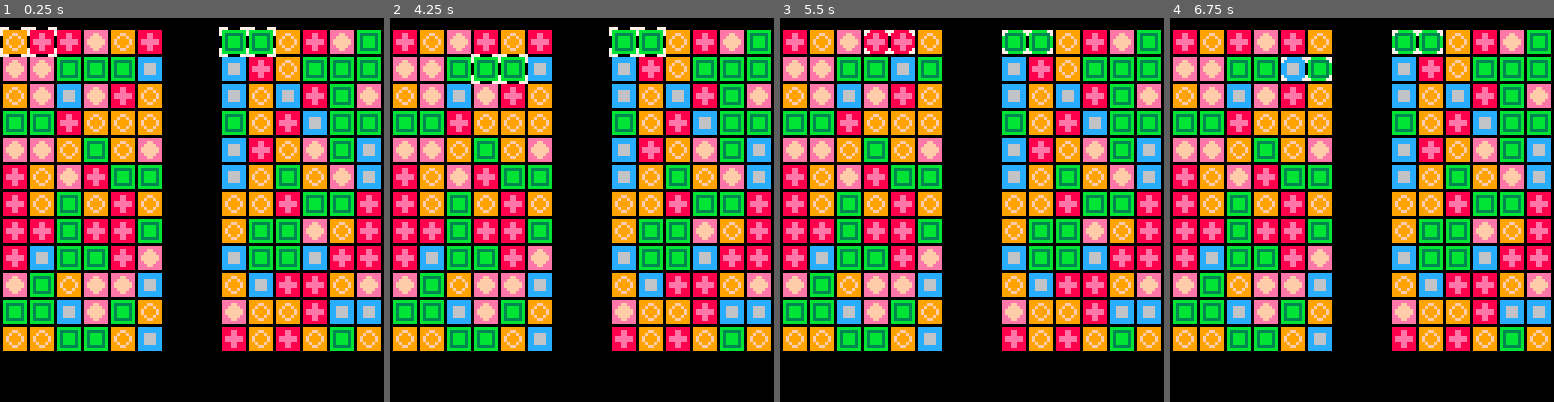
Above: before the commit, frames 1-4 (left to right).
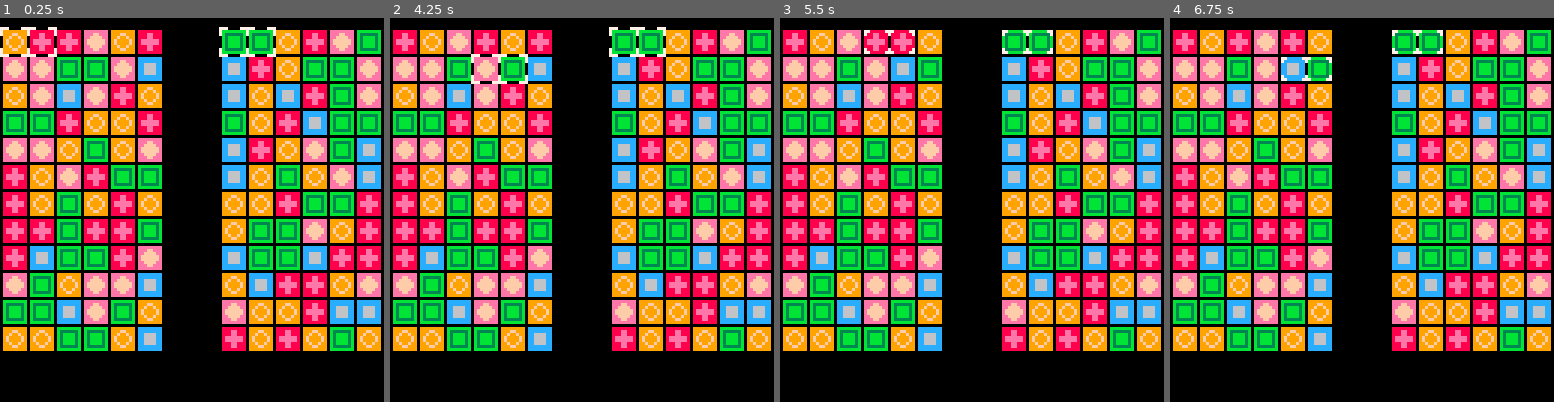
Above: after the commit, the same moments.

Repository: stevelavietes/pico8carts
Game: PICO-8 cartridge pa.p8
Same seed, same stepped clock (60 frames per second), same inputs: the game is played once before the commit and once after it.
Inputs:
- Up to frame 1 (0.25 s): no input
- Up to frame 2 (4.25 s): tap O (Z key) at 0.7, 1.7, 2.1, 2.5, 2.9, 3.3, 3.7, 4.1 s; hold Right 1.6-2.1 s; hold Up 2.15-2.42 s; hold Right 2.47-3.03 s; hold Left 3.08-3.58 s; hold Down 3.63-3.97 s; hold Right from 4.02 s (still down)
- Up to frame 3 (5.5 s): tap O (Z key) at 4.5, 4.9, 5.3 s; release Right at 4.68 s; hold Up 4.73-5.03 s; hold Left from 5.08 s (still down)
- Up to frame 4 (6.75 s): release Left at 5.68 s; tap O (Z key) at 5.7, 6.1, 6.5 s; hold Down 5.73-6.03 s; hold Right 6.08-6.58 s; hold Right from 6.63 s (still down)

The runs differ from the first frame. In frame 1, 1.2% of the frame differs, in the area x 28-100%, y 10-31%; in frame 2, 1.2%; in frame 3, 1.2%; in frame 4, 1.2%.

Commit message:
Fix logic for preventing matches.
- RND() needs to be FLR() to get an int
- J needs to be compared to 2 not 1 (lua!!!)
- R[J].T needs to be compared (not R[J])

Diff:
--- a/pa.p8
+++ b/pa.p8
@@ -10,13 +10,16 @@
   local r = {}
   for j = 1, w do
    r[j] = {}
-   r[j].t = rnd(5) + 1
-
-   if j > 1 then
-   	if r[j] == r[j-1] and r[j] == r[j-2] then
-					r[j] = r[j] + 1
+   r[j].t = flr(rnd(5) + 1)
+   if j > 2 then
+   	if r[j].t == r[j-1].t and r[j].t == r[j-2].t then
+					r[j].t = r[j].t + 1
+					if r[j].t > g.l_b then
+						r[j].t = g.f_b
+					end
    	end
   	end
+
   end
   b.t[i] = r
  end
